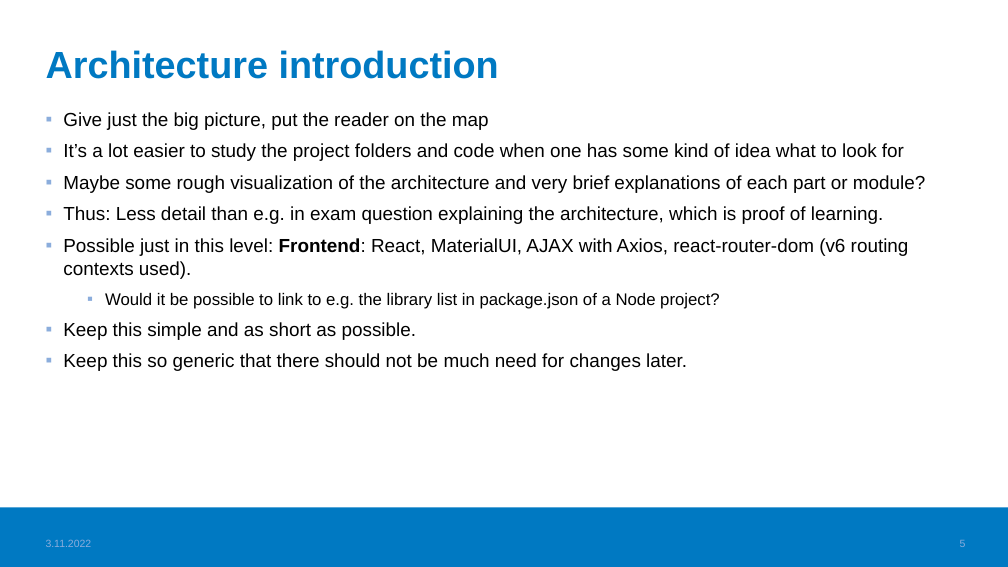
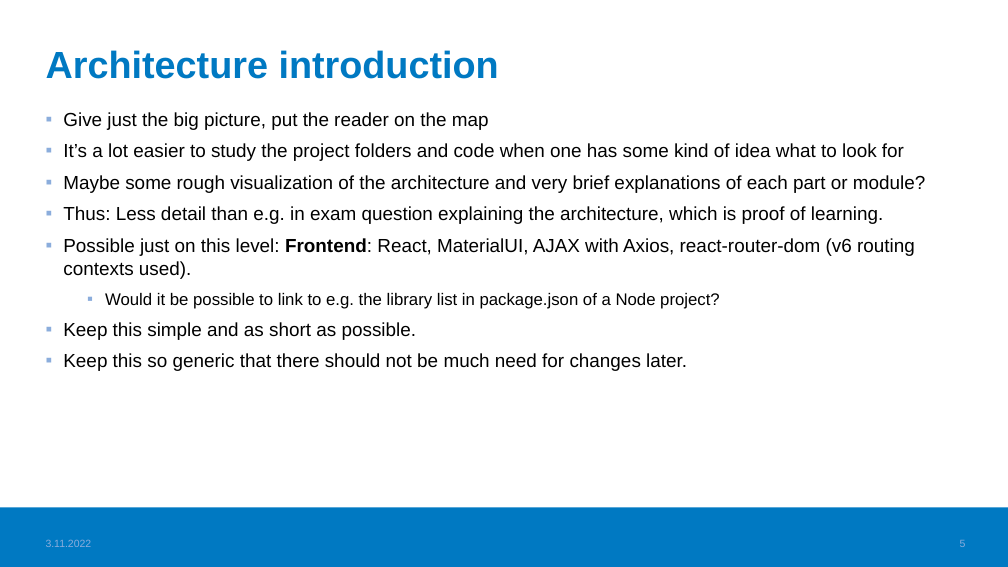
Before and after one commit to haagahelia/ohke-teknologiat, a slide deck: slide 5 of 06_ohjelmistoarkkitehtuurit_ja_patternit/documentation_principles_for_sw_projects.pptx. Drawn at 1008x567 pixels with LibreOffice and Linux fonts; fonts in the diff are those of the drawing; background and template pictures are left out. Boxes give left, top, right and bottom in pixels: in the first picture for what was removed or moved away, otherwise in the second. Text is boxed around its words. In the diff, an @@ line names an element or a change of style, - is before the commit and + after.

```diff
--- a/06_ohjelmistoarkkitehtuurit_ja_patternit/documentation_principles_for_sw_projects.pptx
+++ b/06_ohjelmistoarkkitehtuurit_ja_patternit/documentation_principles_for_sw_projects.pptx
@@ text at (63,238,915,279): text changed @@
-▪ Possible just in this level: Frontend: React, MaterialUI, AJAX with Axios, react-router-dom (v6 routing contexts used).
+▪ Possible just on this level: Frontend: React, MaterialUI, AJAX with Axios, react-router-dom (v6 routing contexts used).
```
Also in this commit, not shown: 2 other slides changed, 1 other file.
